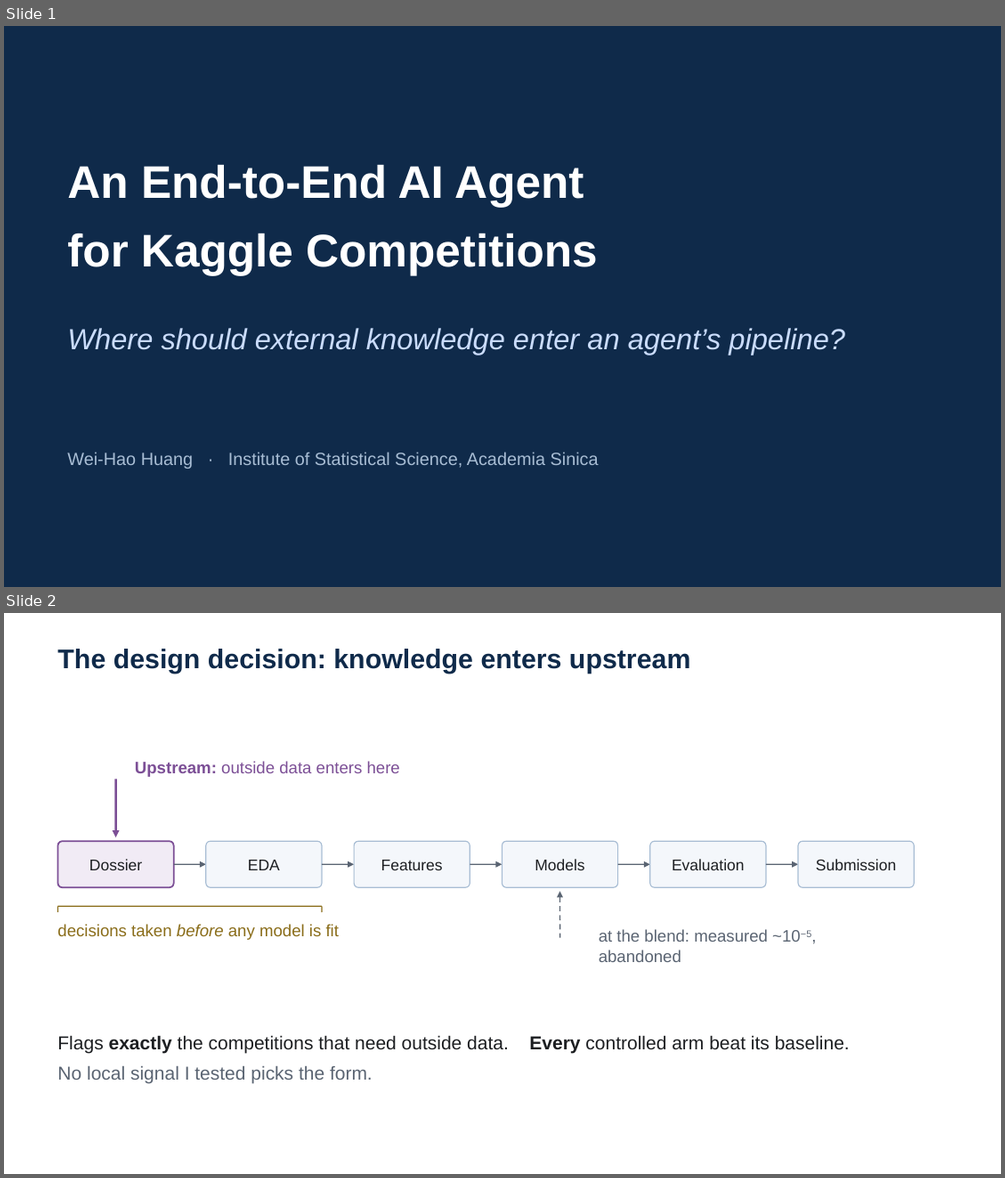
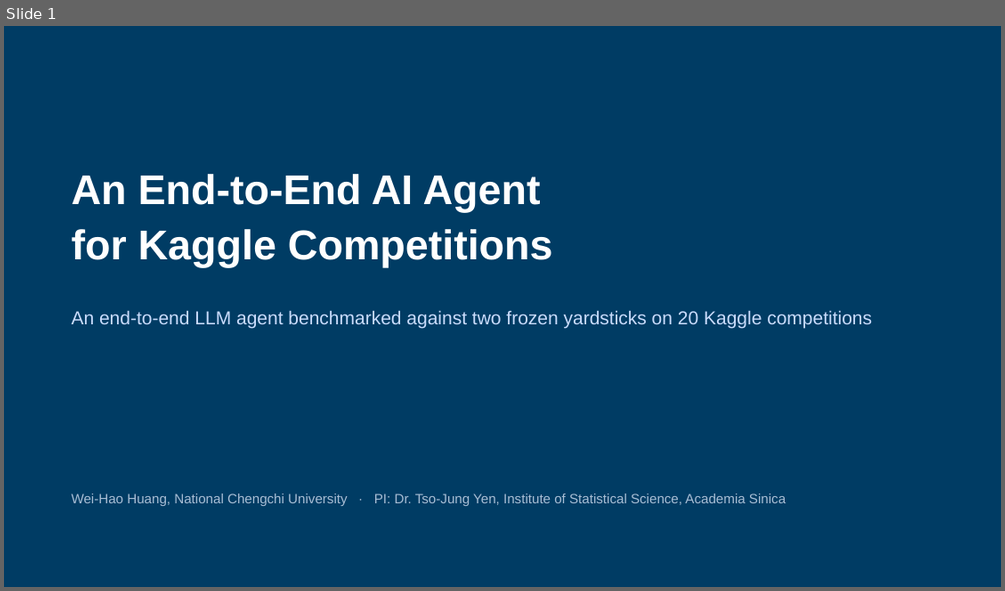
Before and after one commit to 930731haohao-afk/kaggle-agent, a slide deck: docs/presentation/slides_4min.pptx. Shown one above the other, each under a label of ours: slides 1 and 2 before the commit, slide 1 after it. The pictures are 1005x1178 and 1005x591 pixels, drawn with LibreOffice and Linux fonts; fonts in the diff are those of the drawing. Boxes give left, top, right and bottom in pixels: in the first picture for what was removed or moved away, otherwise in the second. Text is boxed around its words. In the diff, an @@ line names an element or a change of style, - is before the commit and + after.

```diff
--- a/docs/presentation/slides_4min.pptx
+++ b/docs/presentation/slides_4min.pptx
@@ slide 2 removed at bbox=[4, 613, 1001, 1174], background #FFFFFF @@
@@ text removed at bbox=[57, 649, 690, 674] @@
-The design decision: knowledge enters upstream
@@ text removed at bbox=[135, 761, 400, 777] @@
-Upstream: outside data enters here
@@ arrow removed from (116, 779) to (116, 837) @@
@@ rounded rectangle removed at bbox=[57, 841, 174, 887] @@
@@ rounded rectangle removed at bbox=[206, 841, 322, 887] @@
@@ rounded rectangle removed at bbox=[354, 841, 469, 887] @@
@@ rounded rectangle removed at bbox=[502, 841, 618, 887] @@
@@ rounded rectangle removed at bbox=[650, 841, 766, 887] @@
@@ rounded rectangle removed at bbox=[798, 841, 914, 887] @@
@@ text removed at bbox=[89, 859, 142, 870] @@
-Dossier
@@ arrow removed from (174, 864) to (206, 864) @@
@@ text removed at bbox=[248, 860, 280, 870] @@
-EDA
@@ arrow removed from (322, 864) to (354, 864) @@
@@ text removed at bbox=[381, 860, 443, 870] @@
-Features
@@ arrow removed from (469, 864) to (502, 864) @@
@@ text removed at bbox=[534, 859, 584, 870] @@
-Models
@@ arrow removed from (618, 864) to (650, 864) @@
@@ text removed at bbox=[672, 859, 744, 870] @@
-Evaluation
@@ arrow removed from (766, 864) to (798, 864) @@
@@ text removed at bbox=[816, 859, 896, 870] @@
-Submission
@@ line removed from (57, 906) to (322, 906) @@
@@ line removed from (57, 906) to (57, 912) @@
@@ line removed from (322, 906) to (322, 912) @@
@@ arrow removed from (559, 938) to (559, 892) @@
@@ text removed at bbox=[57, 924, 339, 940] @@
-decisions taken before any model is fit
@@ text removed at bbox=[599, 929, 811, 962] @@
-at the blend: measured ~10−5,
-abandoned
@@ text removed at bbox=[57, 1035, 850, 1054] @@
-Flags exactly the competitions that need outside data. Every controlled arm beat its baseline.
@@ text removed at bbox=[57, 1066, 372, 1083] @@
-No local signal I tested picks the form.
@@ slide 1 changed as well @@
@@ background #0F2A4A to #003C64 @@
@@ text "An End-to-End AI Agent": place and size @@
-text "An End-to-End AI Agent" at bbox=[67, 164, 598, 275]
+text "An End-to-End AI Agent" at bbox=[72, 174, 553, 267]
@@ text "An End-to-End AI Agent" at bbox=[72, 174, 553, 267]: size 44 to 40 pt; line spacing 1.25 to 1.1 @@
@@ text at bbox=[72, 310, 872, 329]: text changed; size 28 to 18 pt; italic off @@
-Where should external knowledge enter an agent’s pipeline?
+An end-to-end LLM agent benchmarked against two frozen yardsticks on 20 Kaggle competitions
@@ text at bbox=[72, 493, 785, 506]: text changed; size 17 to 13 pt @@
-Wei-Hao Huang · Institute of Statistical Science, Academia Sinica
+Wei-Hao Huang, National Chengchi University · PI: Dr. Tso-Jung Yen, Institute of Statistical Science, Academia Sinica
```
Also in this commit, not shown: 5 slides added, 4 other slides removed, 10 other files.
